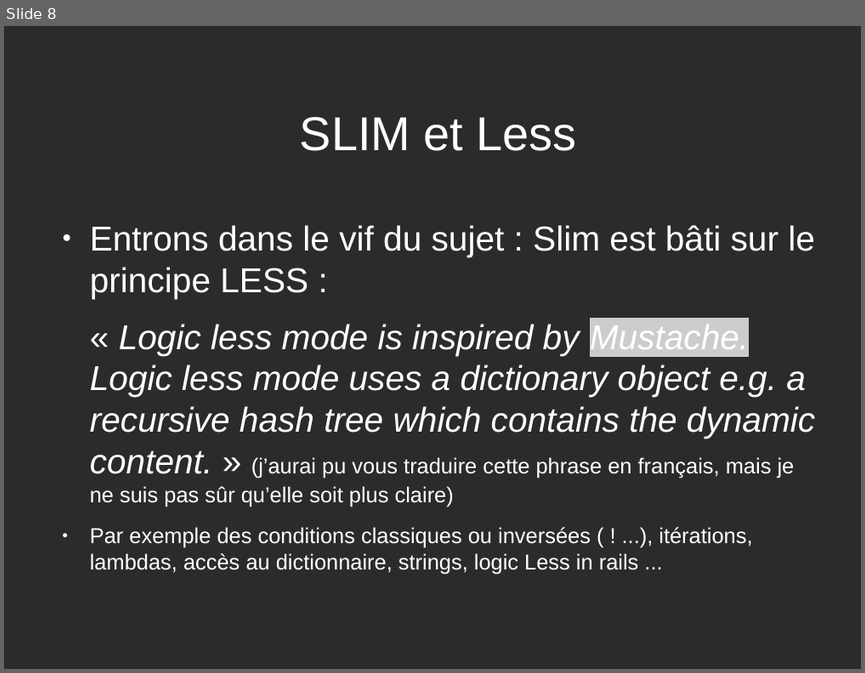
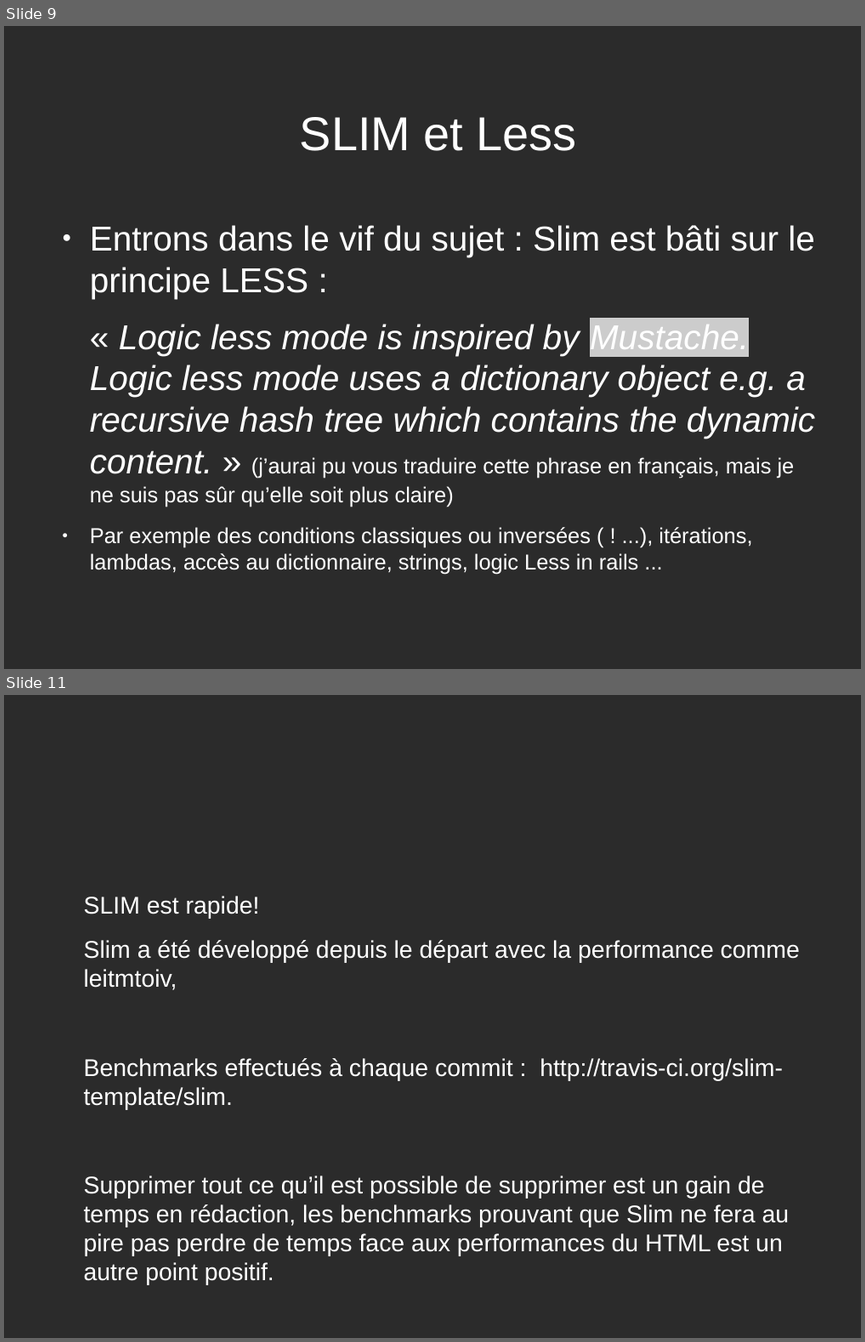
Before and after one commit to PatdeMessac/slim, a slide deck: SLIM_a_rigorous_presentation.odp. Shown one above the other, each under a label of ours: slide 8 before the commit, slides 9 and 11 after it; the slides between them are not shown. The pictures are 865x673 and 865x1342 pixels, drawn with LibreOffice and Linux fonts; fonts in the diff are those of the drawing; background and template pictures are left out; a plain dark background stands for a picture behind light text. Boxes give left, top, right and bottom in pixels: in the first picture for what was removed or moved away, otherwise in the second. Text is boxed around its words. In the diff, an @@ line names an element or a change of style, - is before the commit and + after.

```diff
--- a/SLIM_a_rigorous_presentation.odp
+++ b/SLIM_a_rigorous_presentation.odp
@@ slide 11 added at box(4, 695, 861, 1338), background picture (left out) @@
@@ text added at box(84, 896, 800, 1285), 22.4 pt, text #FFFFFF @@
+SLIM est rapide!
+Slim a été développé depuis le départ avec la performance comme leitmtoiv,
+Benchmarks effectués à chaque commit : http://travis-ci.org/slim-template/slim.
+Supprimer tout ce qu’il est possible de supprimer est un gain de temps en rédaction, les benchmarks prouvant que Slim ne fera au pire pas perdre de temps face aux performances du HTML est un autre point positif.
@@ what was slide 8 is now slide 9 @@
```
Also in this commit, not shown: 6 slides changed, 6 other slides added, 4 slides removed, 1 other file.
